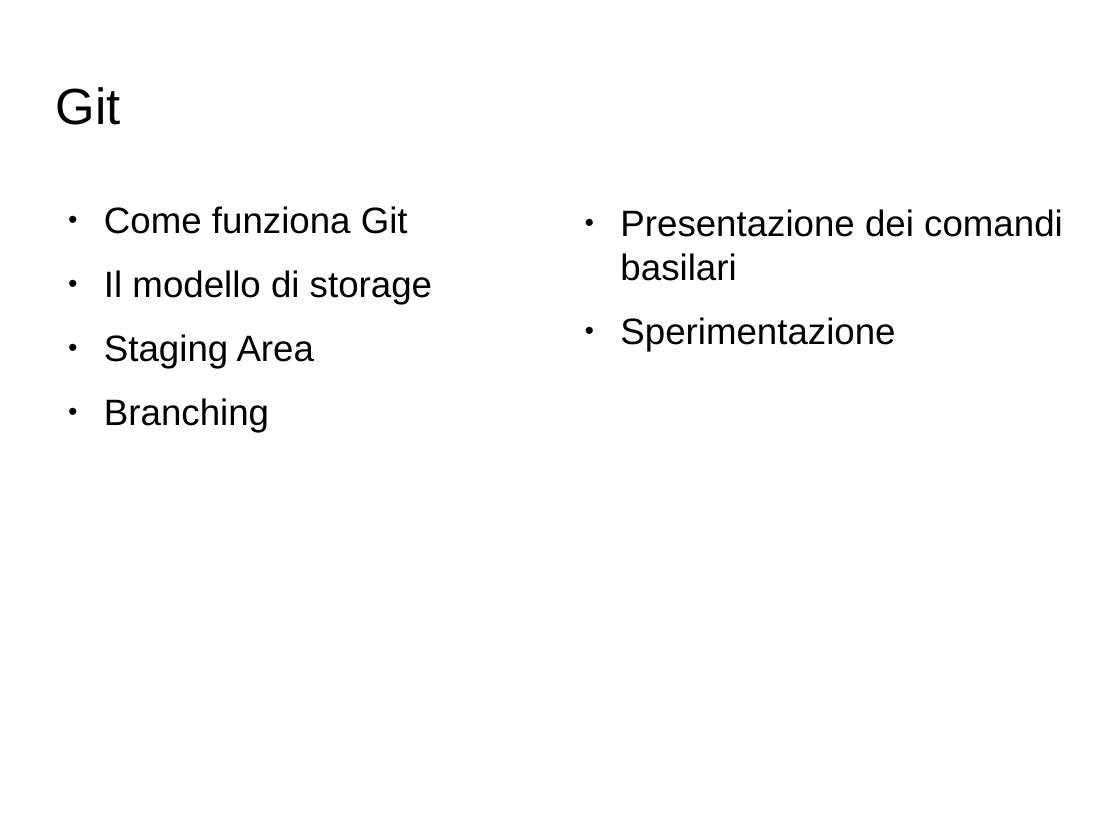
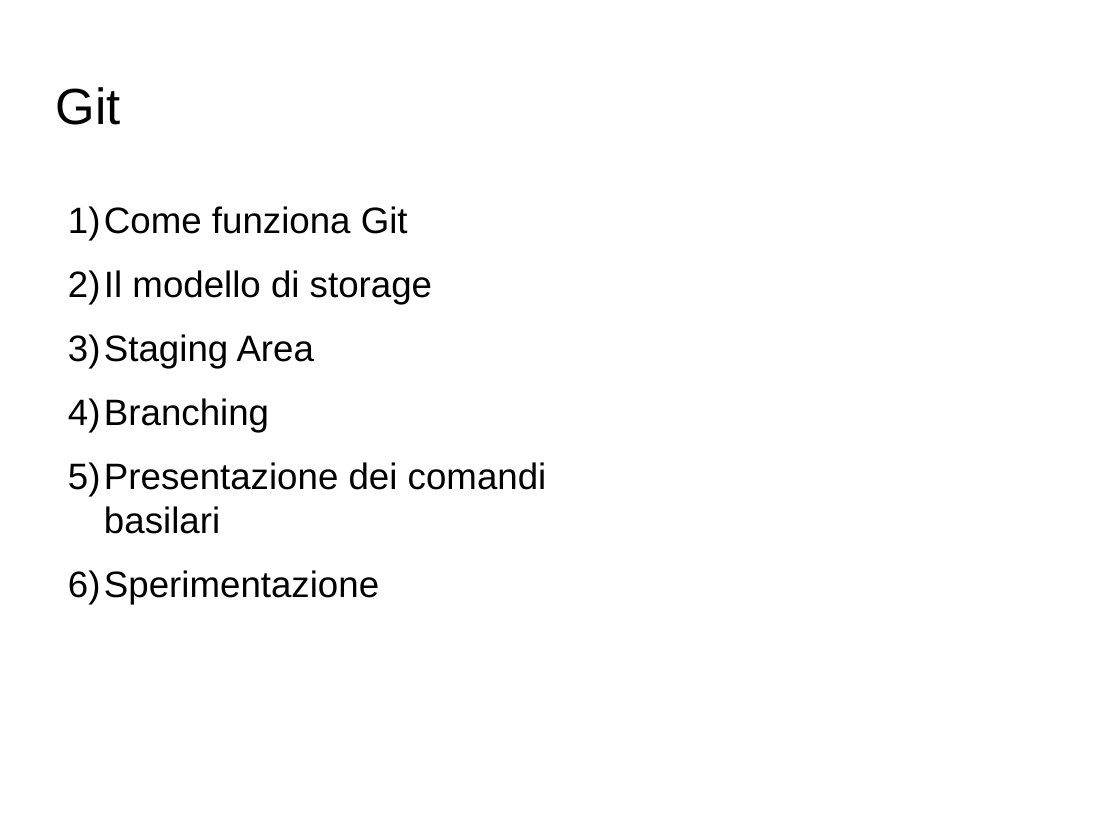
Before and after one commit to GioeleCicchini/Git-Presentation, a slide deck: slide 1 of presentazione git.odp. Drawn at 1120x840 pixels with LibreOffice and Linux fonts; fonts in the diff are those of the drawing; background and template pictures are left out. Boxes give left, top, right and bottom in pixels: in the first picture for what was removed or moved away, otherwise in the second. Text is boxed around its words. In the diff, an @@ line names an element or a change of style, - is before the commit and + after.

```diff
--- a/presentazione git.odp
+++ b/presentazione git.odp
@@ text at bbox=[68, 206, 432, 432]: bullet ● to 1) @@
@@ text removed at bbox=[620, 209, 1063, 351] @@
-● Presentazione dei comandi basilari
-● Sperimentazione
@@ text at bbox=[68, 462, 547, 604]: paragraphs added @@
+5) Presentazione dei comandi basilari
+6) Sperimentazione
```
Also in this commit, not shown: 11 other slides changed, 1 slide removed, 1 other file.
